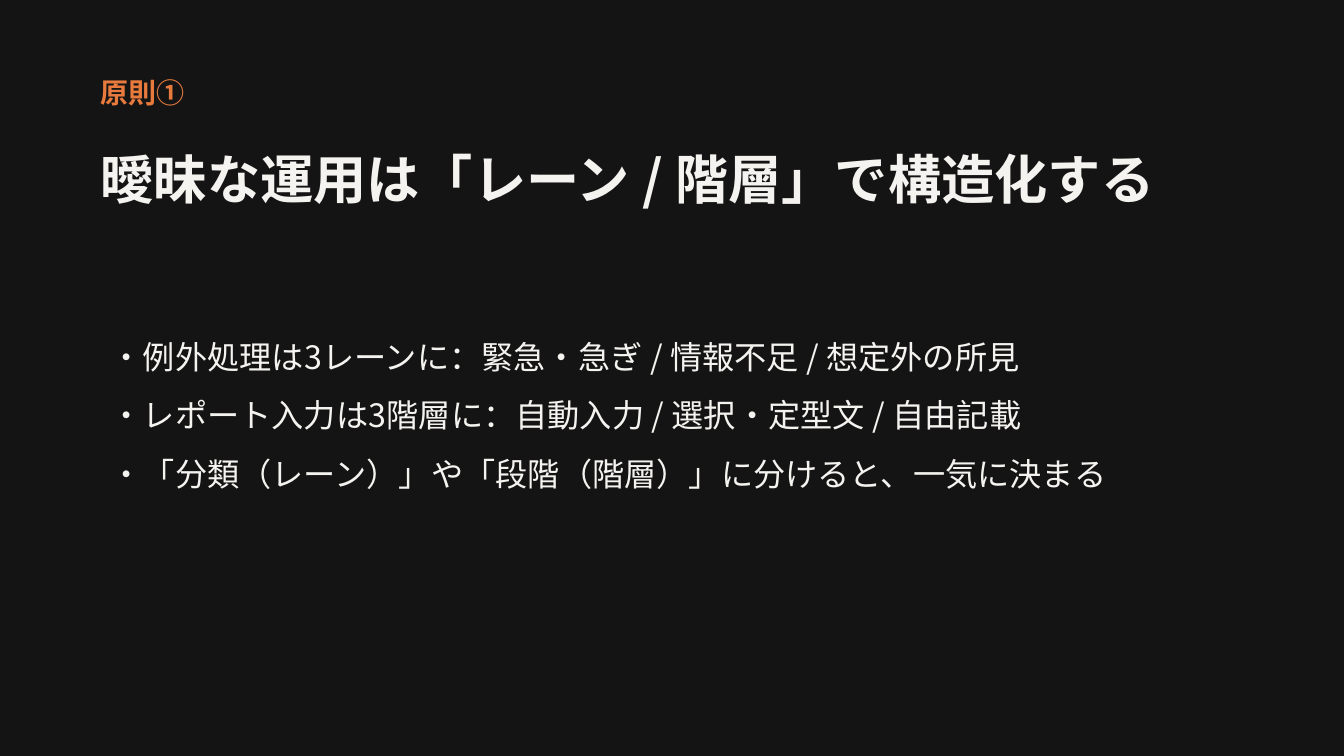
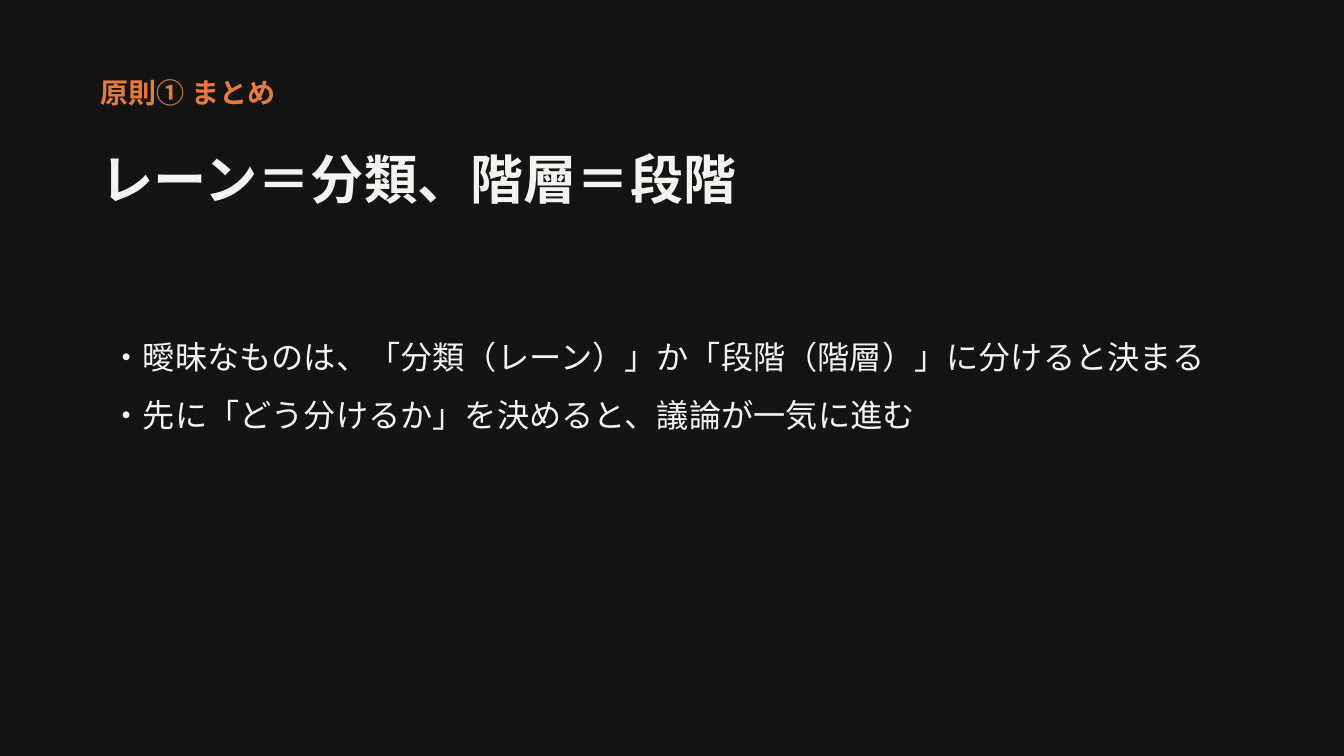
Before and after one commit to pi-poninc/e-learinging, a slide deck: slide 7 of content/02-workshop/slides.pptx (slide 3 before the commit). Drawn at 1344x756 pixels with LibreOffice and Linux fonts; fonts in the diff are those of the drawing. Boxes give left, top, right and bottom in pixels: in the first picture for what was removed or moved away, otherwise in the second. Text is boxed around its words. In the diff, an @@ line names an element or a change of style, - is before the commit and + after.

```diff
--- a/content/02-workshop/slides.pptx
+++ b/content/02-workshop/slides.pptx
@@ text at <box>101,79,275,106</box>: text changed @@
-原則①
+原則① まとめ
@@ text at <box>101,153,737,204</box>: text changed @@
-曖昧な運用は「レーン / 階層」で構造化する
+レーン＝分類、階層＝段階
@@ text at <box>111,341,1205,430</box>: text changed @@
-・例外処理は3レーンに：緊急・急ぎ / 情報不足 / 想定外の所見
-・レポート入力は3階層に：自動入力 / 選択・定型文 / 自由記載
-・「分類（レーン）」や「段階（階層）」に分けると、一気に決まる
+・曖昧なものは、「分類（レーン）」か「段階（階層）」に分けると決まる
+・先に「どう分けるか」を決めると、議論が一気に進む
```
Also in this commit, not shown: 4 other slides changed, 6 slides added, 2 other files.
